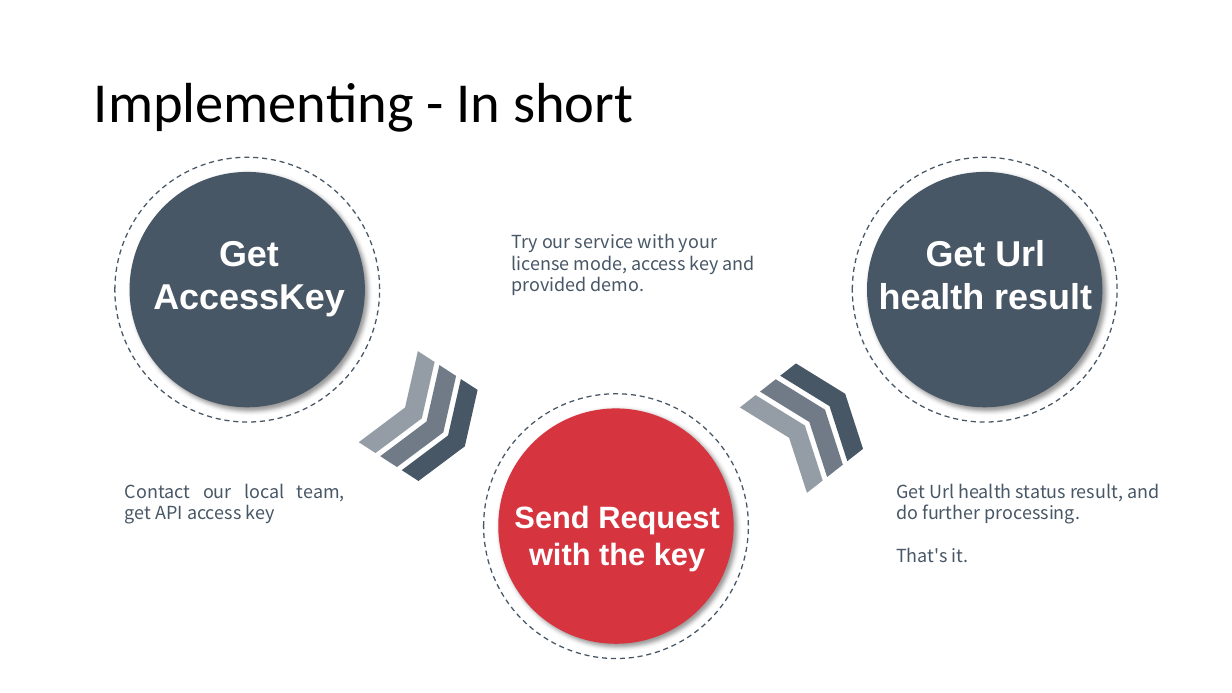
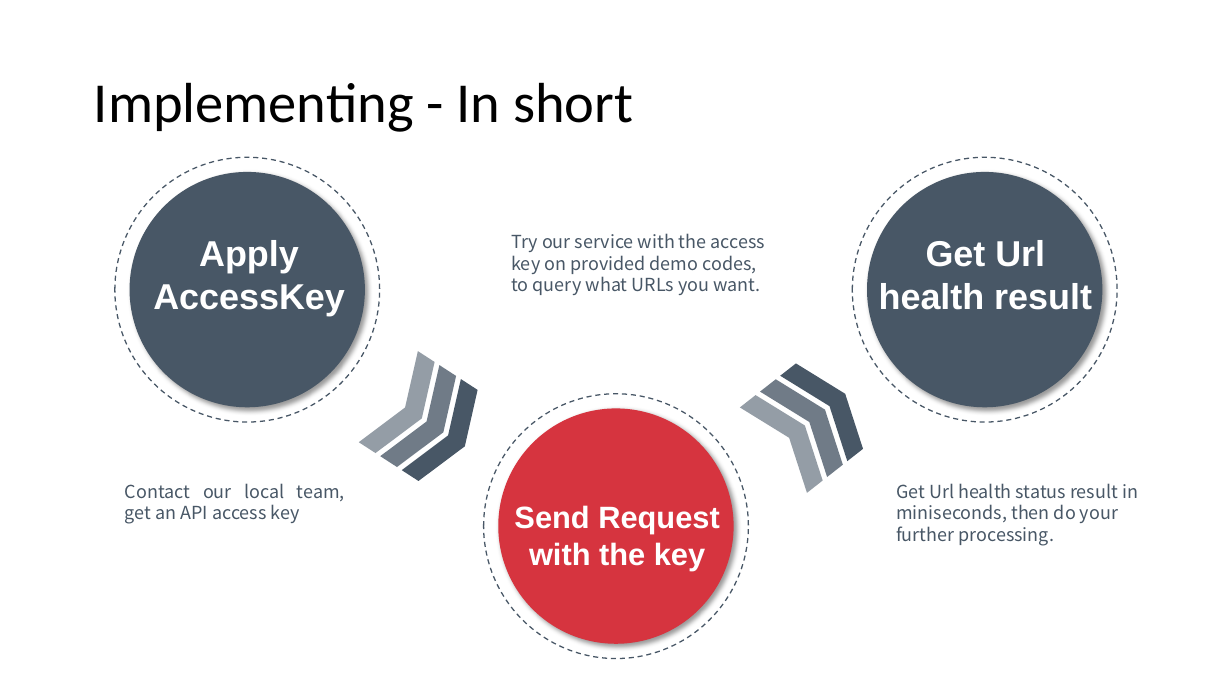
Before and after one commit to jacqbb/webscan, a slide deck: slide 22 of urlinfo_presentation.pptx (slide 23 before the commit). Drawn at 1232x693 pixels with LibreOffice and Linux fonts; fonts in the diff are those of the drawing; background and template pictures are left out. Boxes give left, top, right and bottom in pixels: in the first picture for what was removed or moved away, otherwise in the second. Text is boxed around its words. In the diff, an @@ line names an element or a change of style, - is before the commit and + after.

```diff
--- a/urlinfo_presentation.pptx
+++ b/urlinfo_presentation.pptx
@@ text at (511,233,765,295): text changed @@
-Try our service with your license mode, access key and provided demo.
+Try our service with the access key on provided demo codes, to query what URLs you want.
@@ text at (153,240,345,316): text changed @@
-Get AccessKey
+Apply
+AccessKey
@@ text at (125,483,345,524): text changed @@
-Contact our local team, get API access key
+Contact our local team, get an API access key
@@ text at (896,483,1138,546): text changed @@
-Get Url health status result, and do further processing.
-That's it.
+Get Url health status result in miniseconds, then do your further processing.
```
Also in this commit, not shown: 17 other slides changed, 1 slide removed, 5 other files.
